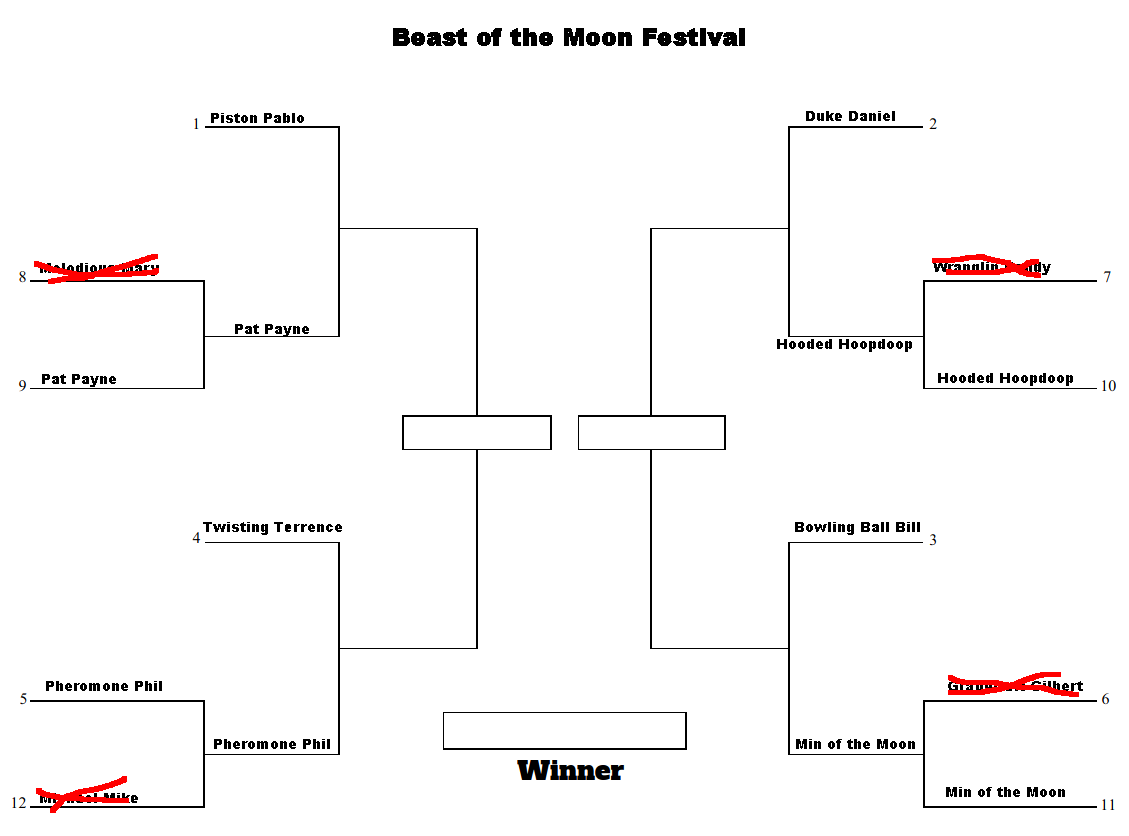
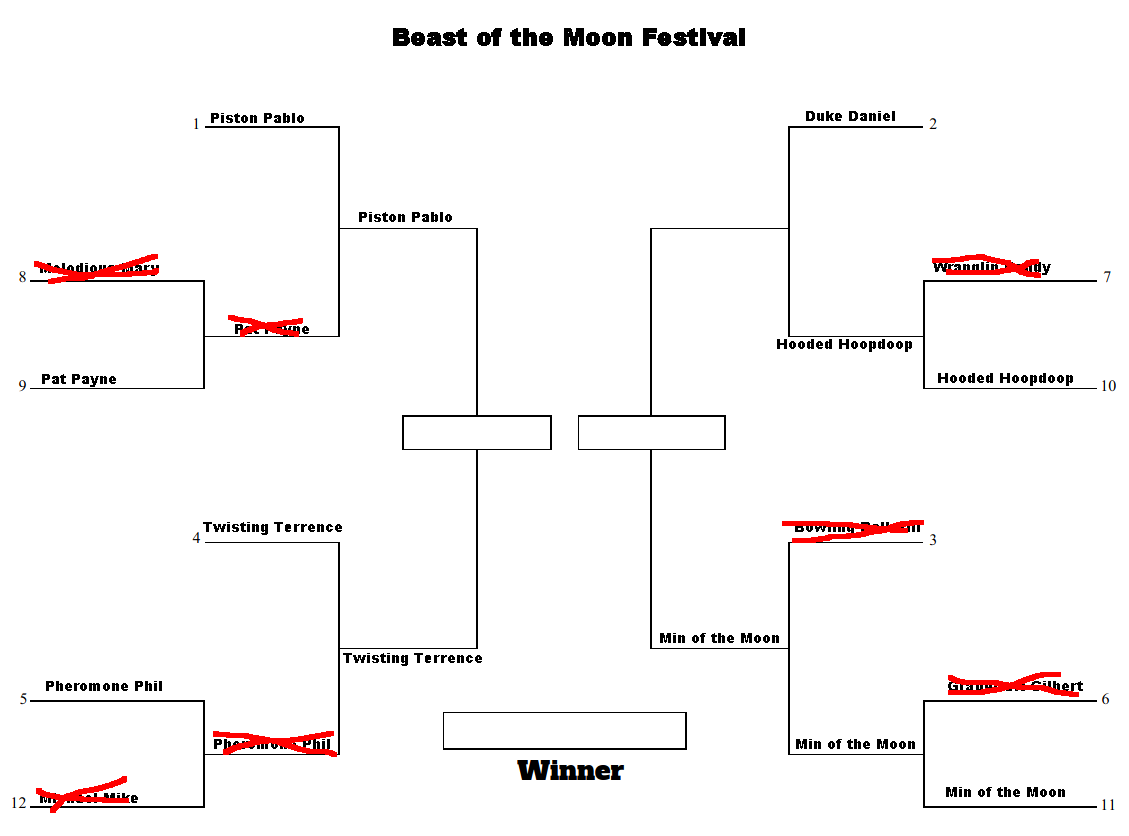
Two versions of the same layered image (1129×836). Layer-by-layer changes:
painted on "X" over [213, 315, 924, 757]
painted on "Twisting Terrence" over [343, 653, 482, 666]
painted on "Min of the Moon" over [660, 633, 779, 643]
painted on "Piston Pablo" over [359, 212, 452, 222]
